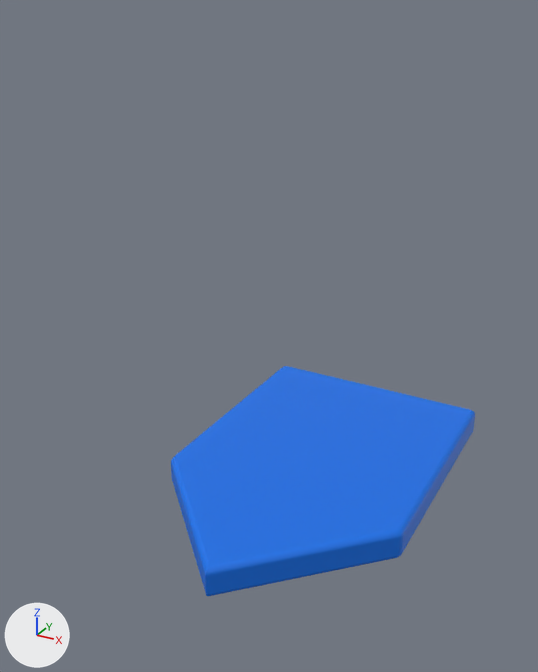
Before and after pictures for a commit that changed the glTF model public/models/TutoringMarker.glb.
Before and after are seen from a 50 mm camera at (2.22, -3.18, 3.36) aimed at (-0.04, 0.94, 1.31). The axes (+X, +Y, +Z) are drawn at lower left. The lights are the same throughout.
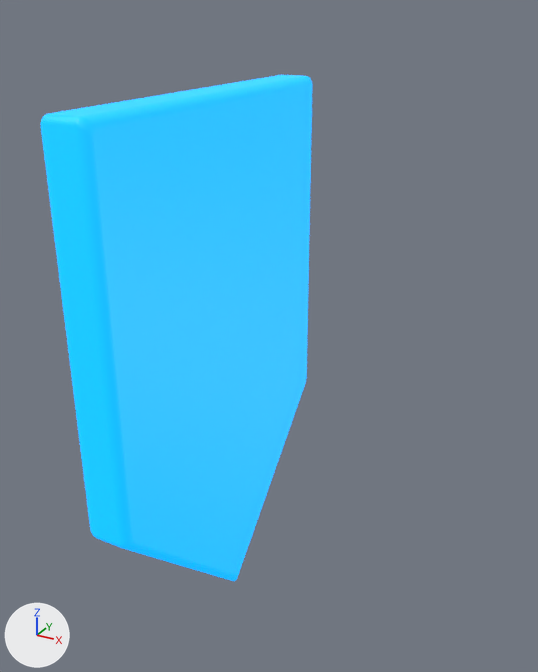
Pixel boxes (x1, y1, x2, y2) of what changed, in the pictures (538 x 672 px):
```json
{"object": "NurbsPath", "change": "recoloured, surface changed, turned", "before": [171, 366, 475, 596], "after": [41, 75, 312, 581]}
```

The change, as JSON lines over the scene's bpy script:
```json
{"op": "set", "path": "mat_material.base_color", "old": "(0.0, 0.163, 0.806)", "new": "(0.0, 0.366, 1.0)", "note": "blue #0070e8 -> blue #00a3ff"}
{"op": "add", "block": "mat_material", "code": "mat_material.emission_color = (0.0, 0.366, 1.0)  # blue #00a3ff"}
{"op": "add", "block": "mat_material", "code": "mat_material.emission_strength = 1.0"}
{"op": "set", "path": "ob_nurbspath.rotation_euler", "old": "(0.0, 0.0, 0.0)", "new": "(1.571, 0.00559, -1.565)", "note": "degrees (0, 0, 0) -> degrees (90, 0.3, -90)"}
```
